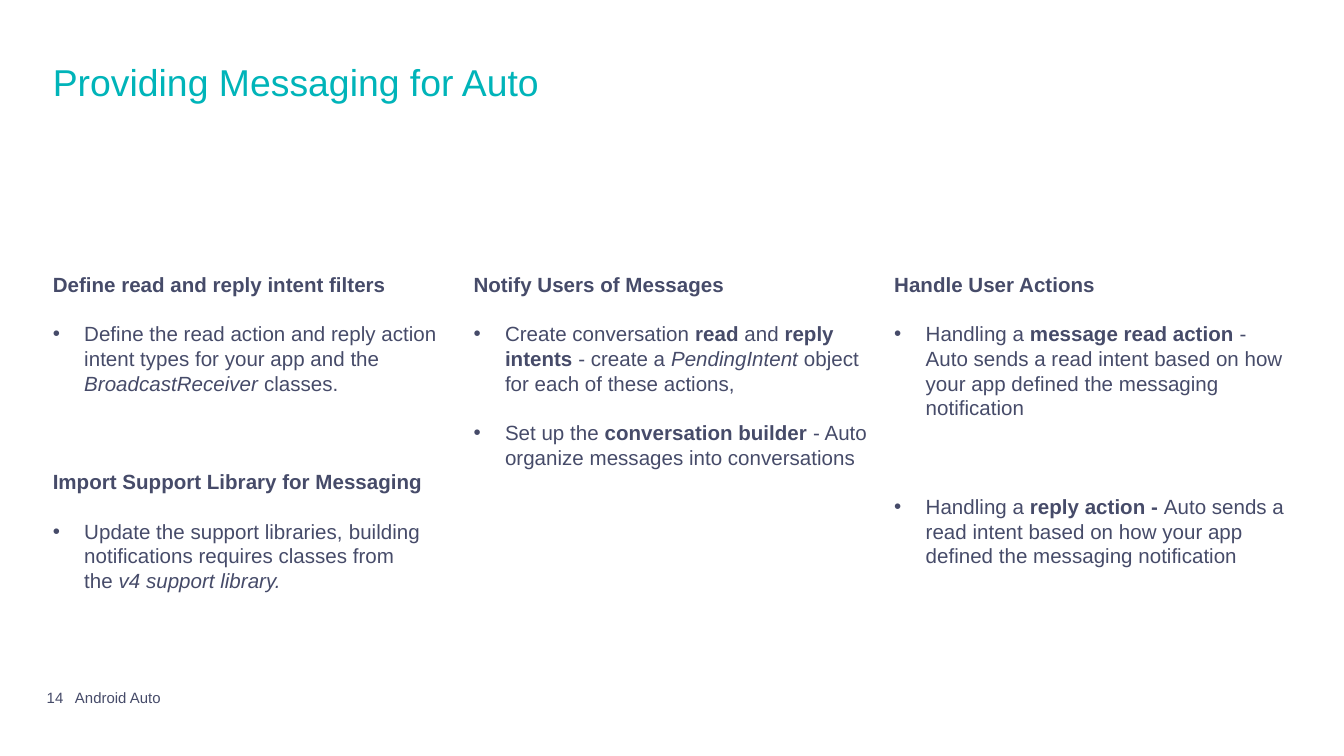
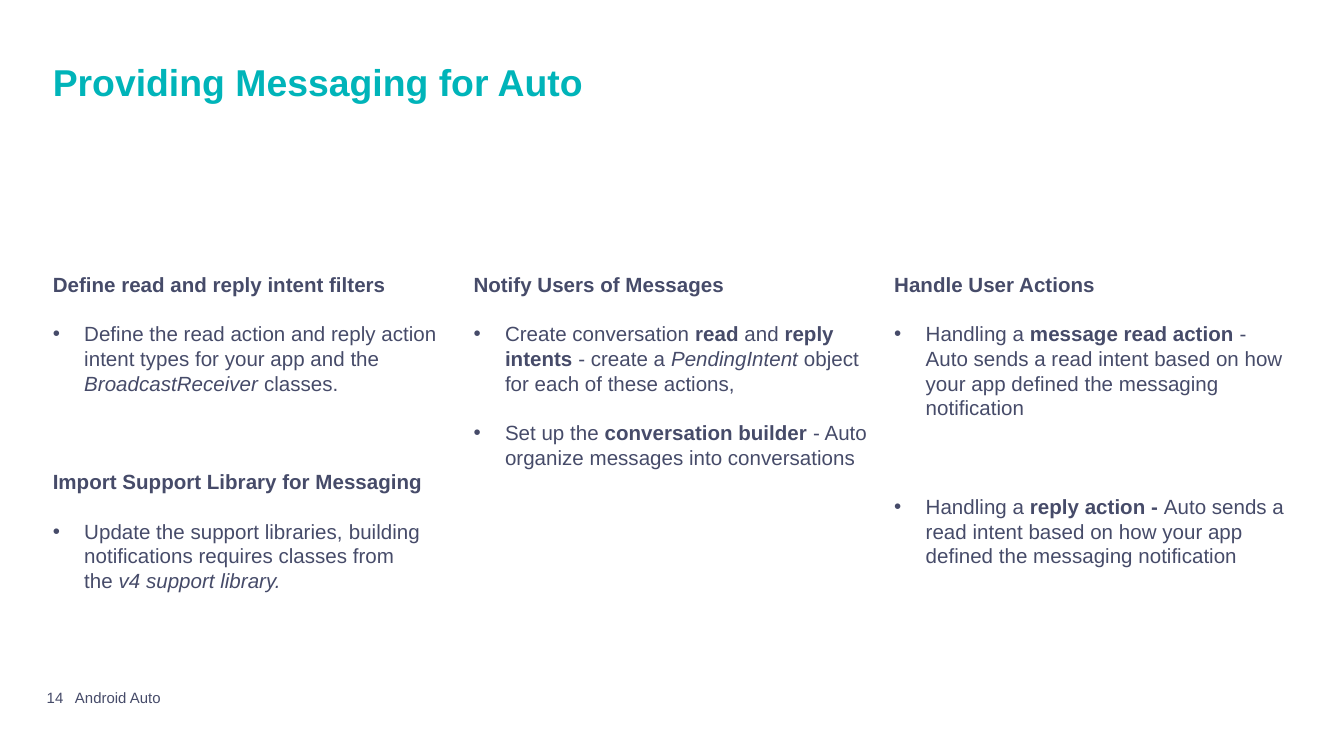
Before and after one commit to mpiresgro/AndroidAutoInfo, a slide deck: slide 14 of Final/Presentation_Joao_Mauro.pptx. Drawn at 1344x756 pixels with LibreOffice and Linux fonts; fonts in the diff are those of the drawing; background and template pictures are left out. Boxes give left, top, right and bottom in pixels: in the first picture for what was removed or moved away, otherwise in the second. Text is boxed around its words. In the diff, an @@ line names an element or a change of style, - is before the commit and + after.

```diff
--- a/Final/Presentation_Joao_Mauro.pptx
+++ b/Final/Presentation_Joao_Mauro.pptx
@@ title "Providing Messaging for Auto" at <box>53,69,583,104</box>: bold on @@
```
Also in this commit, not shown: 12 other slides changed, 18 slides removed.
